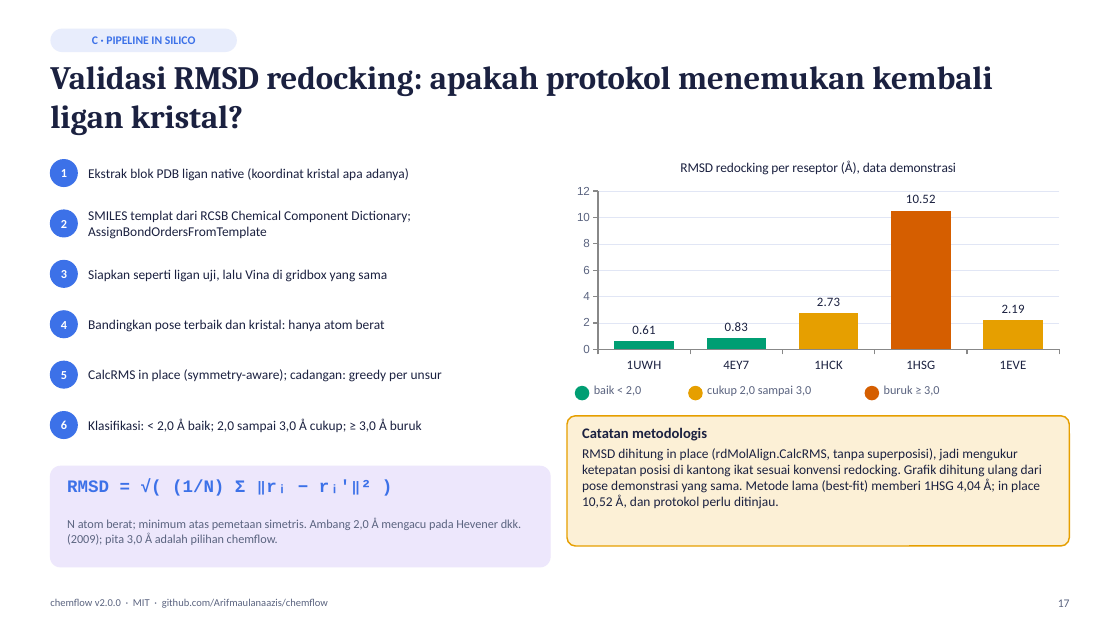
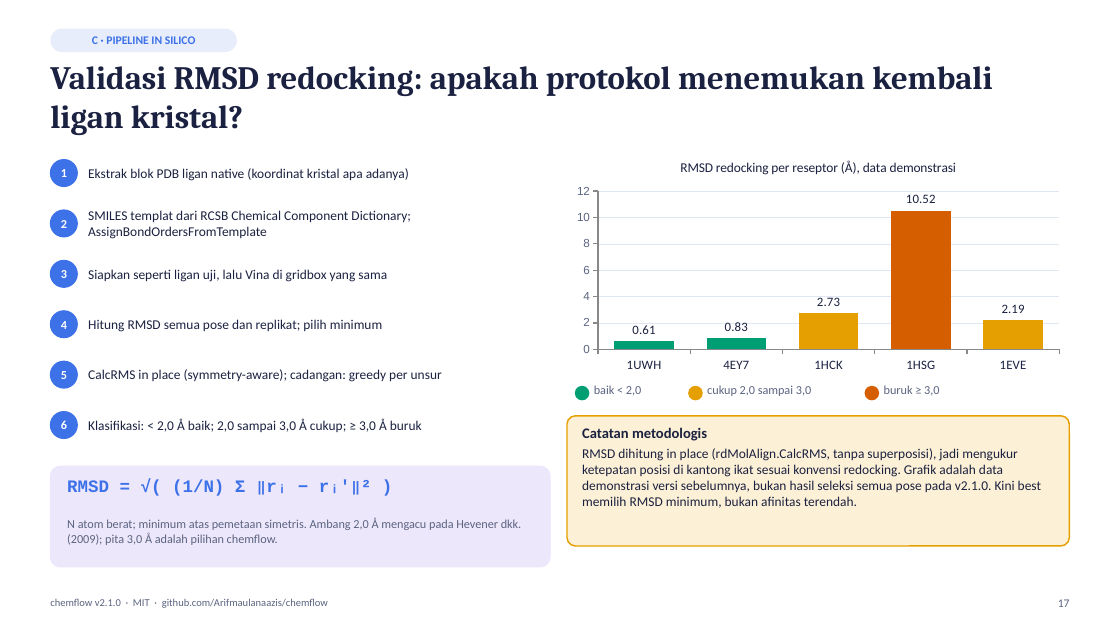
Before and after one commit to Arifmaulanaazis/chemflow, a slide deck: slide 17 of chemflow.pptx. Drawn at 1120x630 pixels with LibreOffice and Linux fonts; fonts in the diff are those of the drawing. Boxes give left, top, right and bottom in pixels: in the first picture for what was removed or moved away, otherwise in the second. Text is boxed around its words. In the diff, an @@ line names an element or a change of style, - is before the commit and + after.

Commit message:
feat: Update OpenBabel resolver and improve RMSD validation
- Refactor OpenBabel check to use a unified resolver for executable paths.
- Enhance RMSD validation to evaluate all poses and select the minimum RMSD.
- Update documentation for version 2.1.0, including new features and usage instructions.
- Modify tests to cover new RMSD validation logic and OpenBabel path resolution.
- Add scripts for updating release documents and PDFs to reflect changes in version 2.1.0.
- Ensure compatibility with Python 3.9+ and improve error handling for missing executables.

```diff
--- a/chemflow.pptx
+++ b/chemflow.pptx
@@ text at bbox=[88, 319, 382, 332]: text changed @@
-Bandingkan pose terbaik dan kristal: hanya atom berat
+Hitung RMSD semua pose dan replikat; pilih minimum
@@ text at bbox=[582, 448, 1041, 508]: text changed @@
-RMSD dihitung in place (rdMolAlign.CalcRMS, tanpa superposisi), jadi mengukur ketepatan posisi di kantong ikat sesuai konvensi redocking. Grafik dihitung ulang dari pose demonstrasi yang sama. Metode lama (best-fit) memberi 1HSG 4,04 Å; in place 10,52 Å, dan protokol perlu ditinjau.
+RMSD dihitung in place (rdMolAlign.CalcRMS, tanpa superposisi), jadi mengukur ketepatan posisi di kantong ikat sesuai konvensi redocking. Grafik adalah data demonstrasi versi sebelumnya, bukan hasil seleksi semua pose pada v2.1.0. Kini best memilih RMSD minimum, bukan afinitas terendah.
@@ text at bbox=[50, 598, 328, 608]: text changed @@
-chemflow v2.0.0 · MIT · github.com/Arifmaulanaazis/chemflow
+chemflow v2.1.0 · MIT · github.com/Arifmaulanaazis/chemflow
```
Also in this commit, not shown: 46 other slides changed, 3 slides added, 21 other files.
